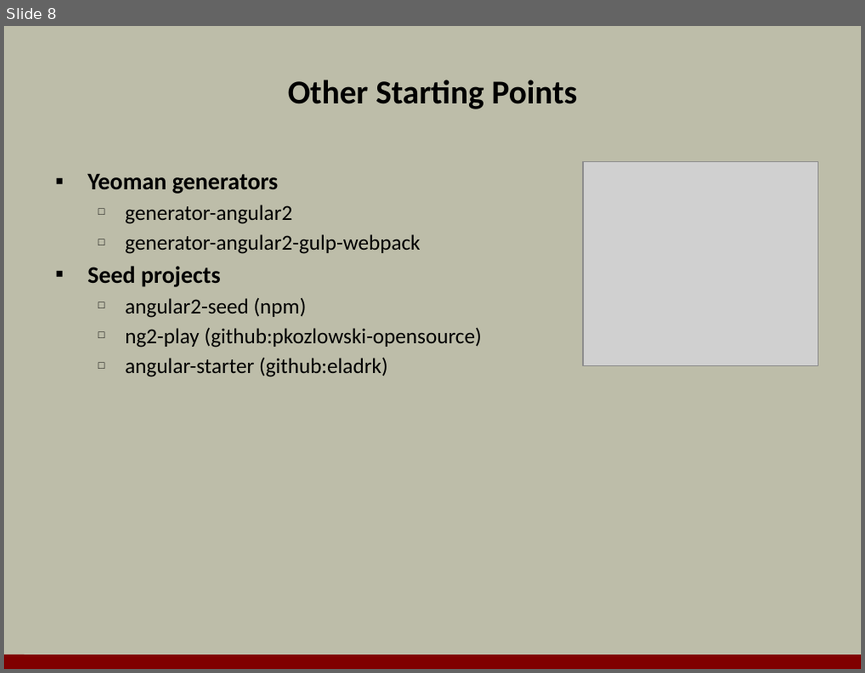
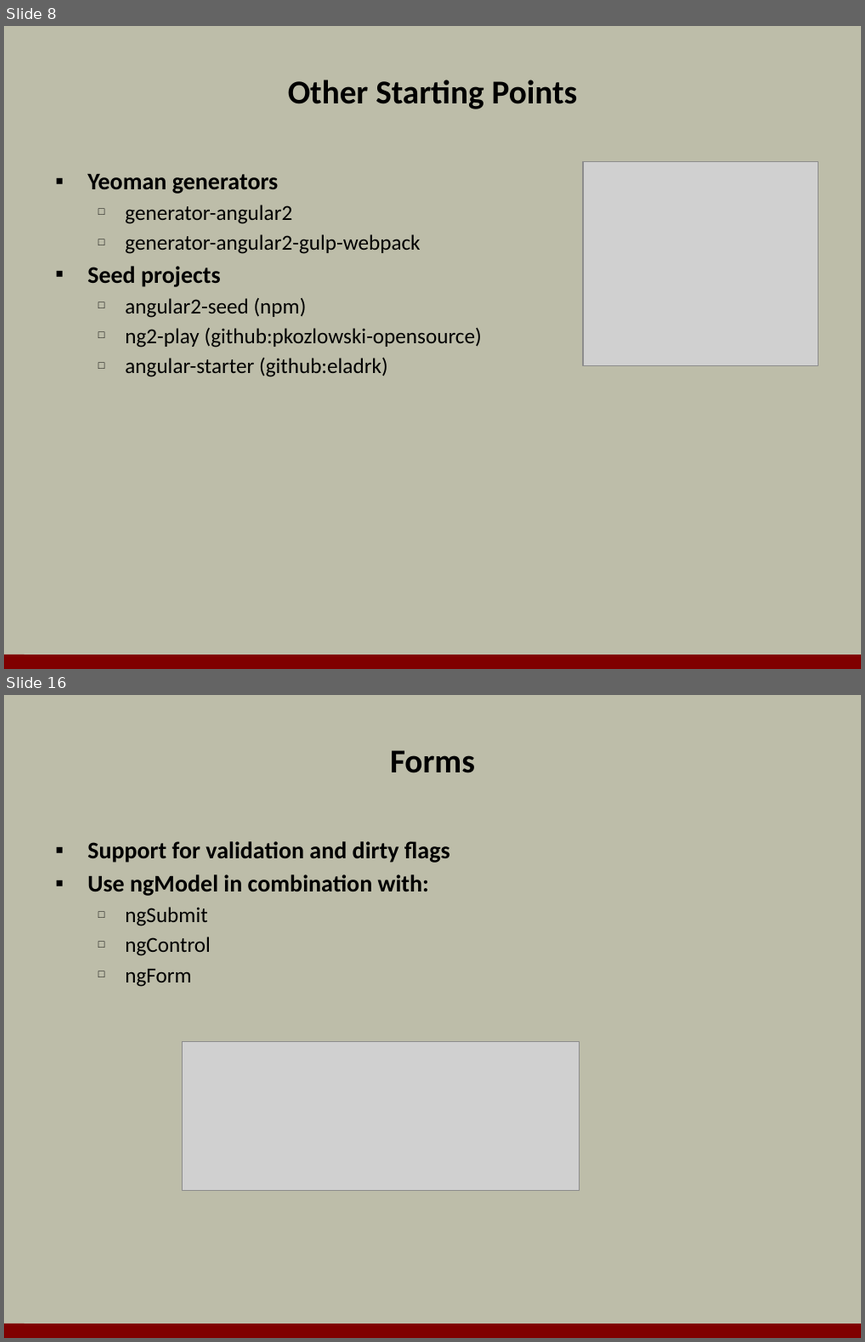
Before and after one commit to OdeToCode/classes, a slide deck: angular2/slides/01_Introduction.pptx. Shown one above the other, each under a label of ours: slide 8 before the commit, slides 8 and 16 after it; the slides between them are not shown. The pictures are 865x673 and 865x1342 pixels, drawn with LibreOffice and Linux fonts; fonts in the diff are those of the drawing; grey boxes stand for pictures; background and template pictures are left out. Boxes give left, top, right and bottom in pixels: in the first picture for what was removed or moved away, otherwise in the second. Text is boxed around its words. In the diff, an @@ line names an element or a change of style, - is before the commit and + after.

```diff
--- a/angular2/slides/01_Introduction.pptx
+++ b/angular2/slides/01_Introduction.pptx
@@ slide 16 added at (x1=4, y1=695, x2=861, y2=1338), background #BDBDA9; not listed: 1 template element that a slide beside it also shows @@
@@ title added at (x1=390, y1=750, x2=475, y2=773), 28 pt, text #000000, bold @@
+Forms
@@ text added at (x1=87, y1=841, x2=450, y2=987), 20 pt, text #000000, bold @@
+▪ Support for validation and dirty flags
+▪ Use ngModel in combination with:
+  □ ngSubmit
+  □ ngControl
+  □ ngForm
@@ picture added at (x1=182, y1=1041, x2=578, y2=1191) @@
```
Also in this commit, not shown: 3 slides changed, 13 other slides added, 1 slide removed, 1 other file.
